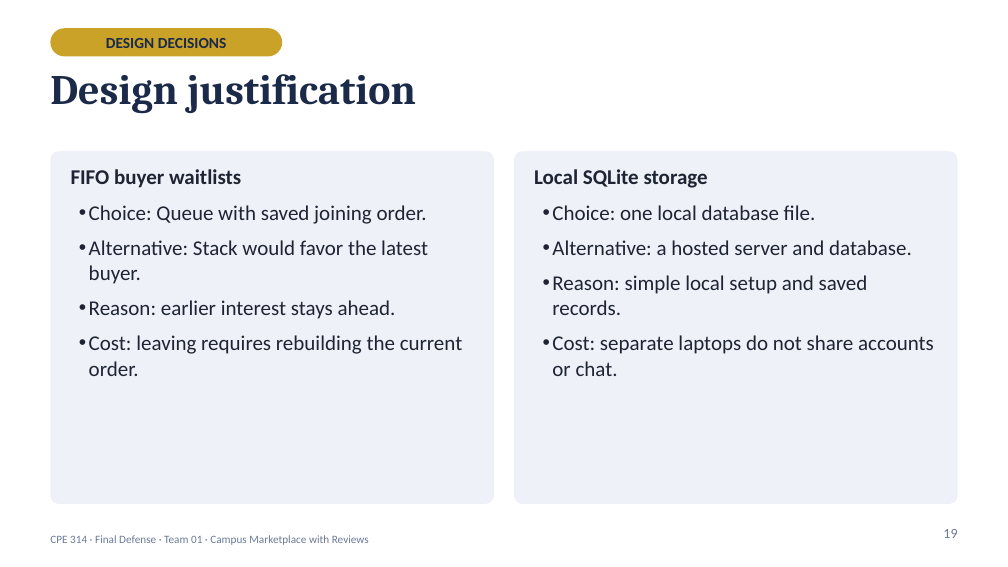
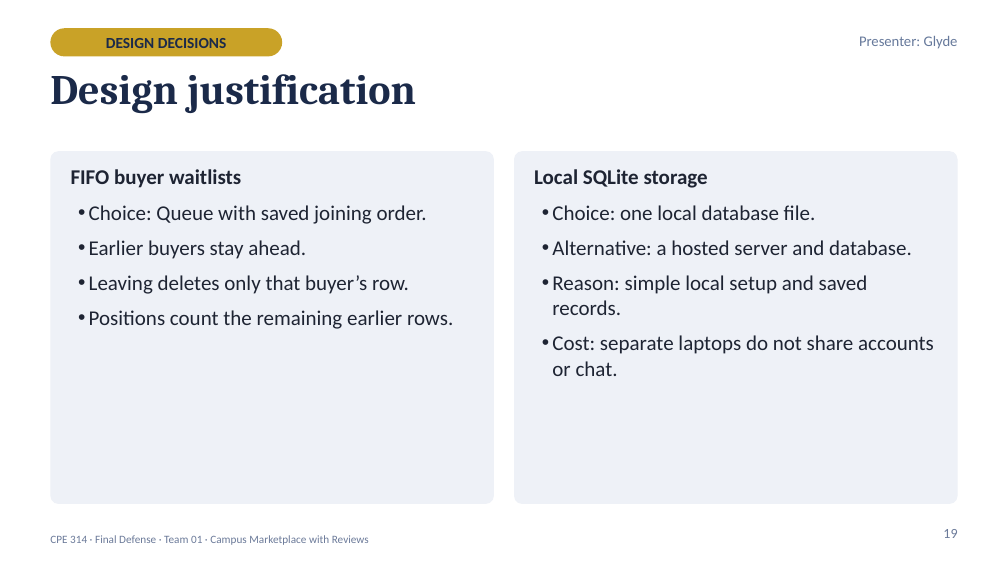
Before and after one commit to XionAce/cpe314-69323-capstone-team-01, a slide deck: slide 19 of docs/Group1_Campus_Marketplace_Final_Defense.pptx. Drawn at 1008x567 pixels with LibreOffice and Linux fonts; fonts in the diff are those of the drawing. Boxes give left, top, right and bottom in pixels: in the first picture for what was removed or moved away, otherwise in the second. Text is boxed around its words. In the diff, an @@ line names an element or a change of style, - is before the commit and + after.

Commit message:
docs: revise project design and final defense presentation

```diff
--- a/docs/Group1_Campus_Marketplace_Final_Defense.pptx
+++ b/docs/Group1_Campus_Marketplace_Final_Defense.pptx
@@ text added at <box>859,36,958,49</box>, 10.5 pt, text #66799B @@
+Presenter: Glyde
@@ text at <box>89,240,453,329</box>: text changed @@
-• Alternative: Stack would favor the latest buyer.
-• Reason: earlier interest stays ahead.
-• Cost: leaving requires rebuilding the current order.
+• Earlier buyers stay ahead.
+• Leaving deletes only that buyer’s row.
+• Positions count the remaining earlier rows.
```
Also in this commit, not shown: 18 other slides changed, 5 slides added, 3 slides removed, 8 other files.
